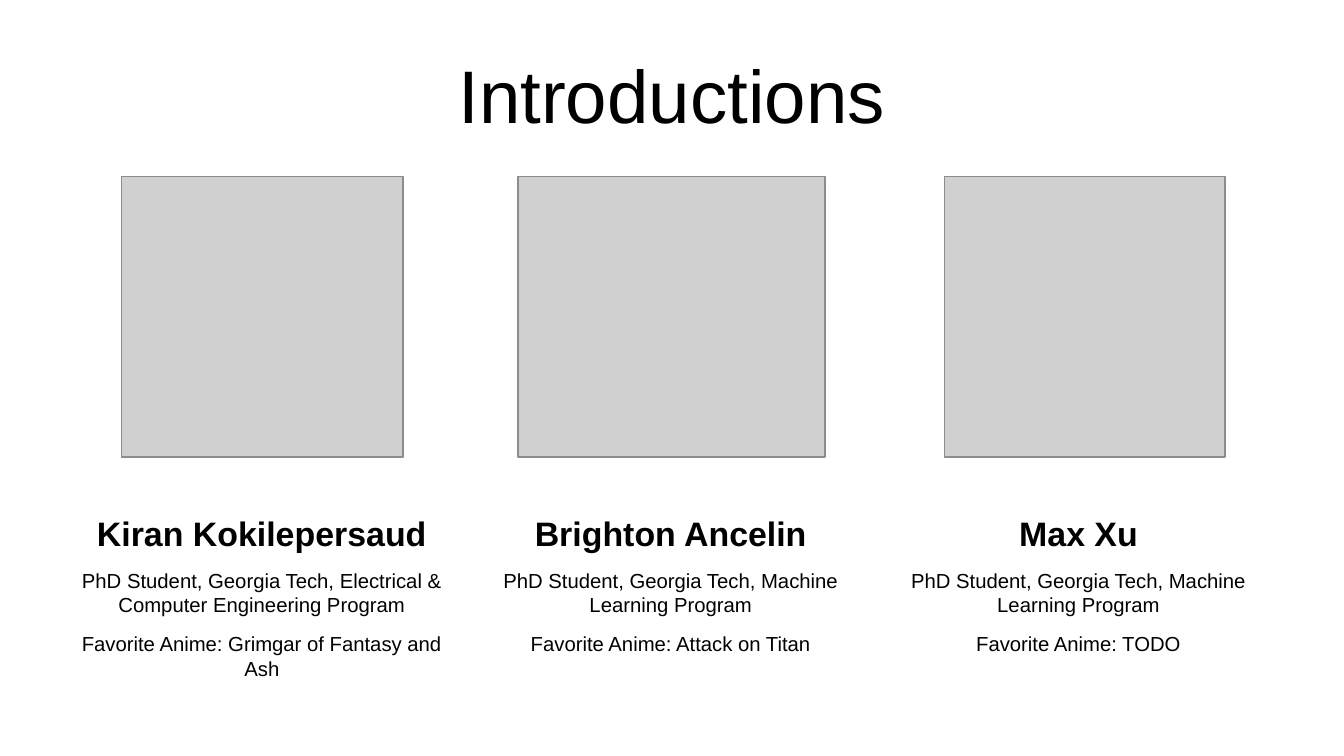
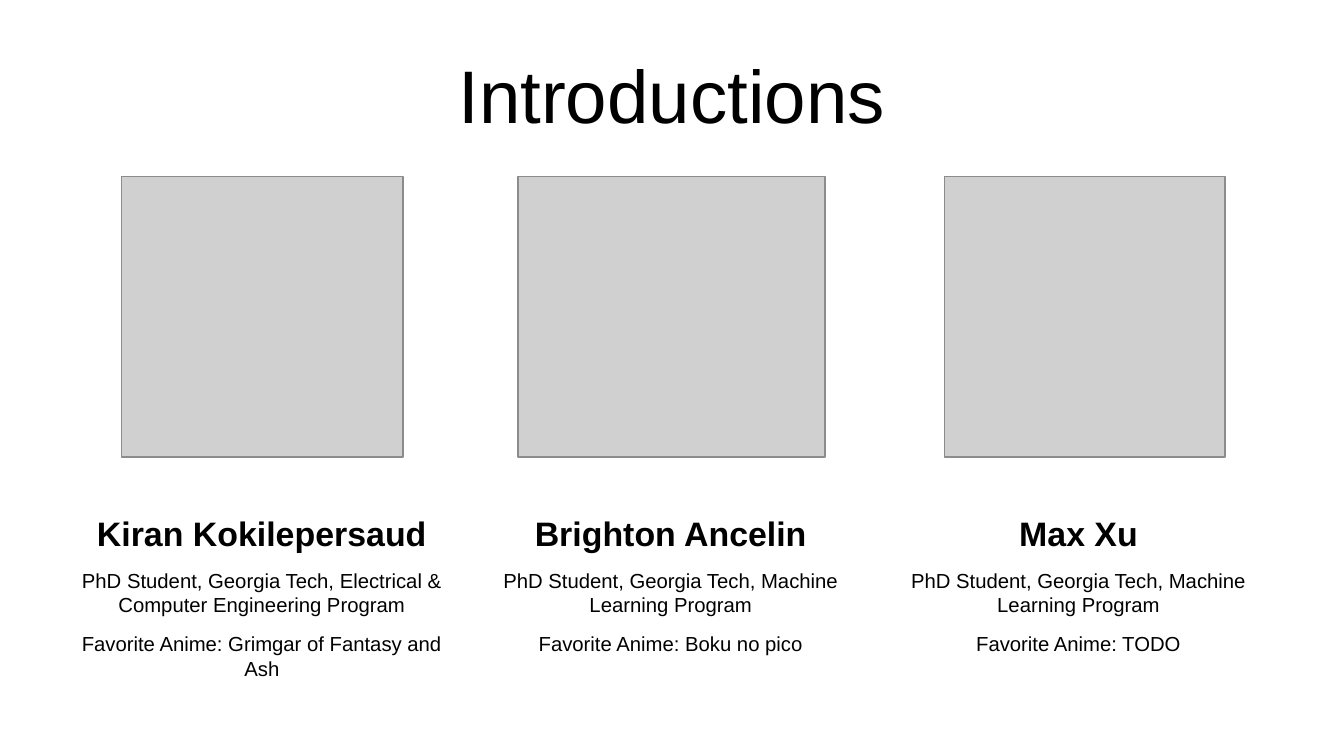
Before and after one commit to kkokilep/Cant-Spell-Anime-Without-AI, a slide deck: slide 3 of presentation/presentation-0.odp. Drawn at 1344x756 pixels with LibreOffice and Linux fonts; fonts in the diff are those of the drawing; grey boxes stand for pictures. Boxes give left, top, right and bottom in pixels: in the first picture for what was removed or moved away, otherwise in the second. Text is boxed around its words. In the diff, an @@ line names an element or a change of style, - is before the commit and + after.

Commit message:
changed brightons fav anime

```diff
--- a/presentation/presentation-0.odp
+++ b/presentation/presentation-0.odp
@@ text at [539, 636, 802, 656]: text changed @@
-Favorite Anime: Attack on Titan
+Favorite Anime: Boku no pico
```
Also in this commit, not shown: 1 other file.
